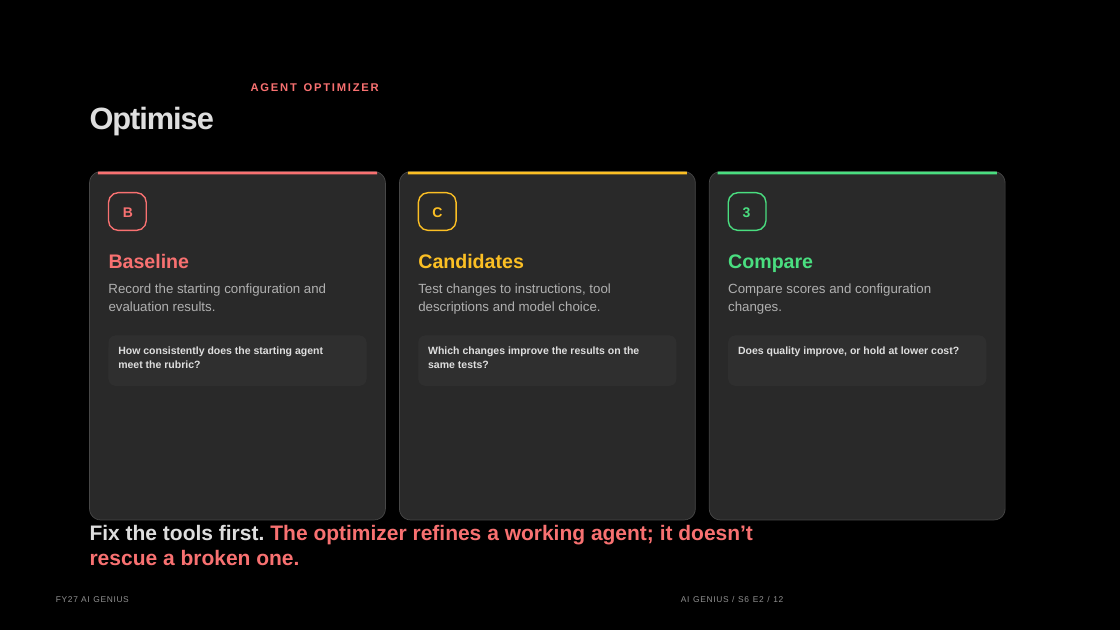
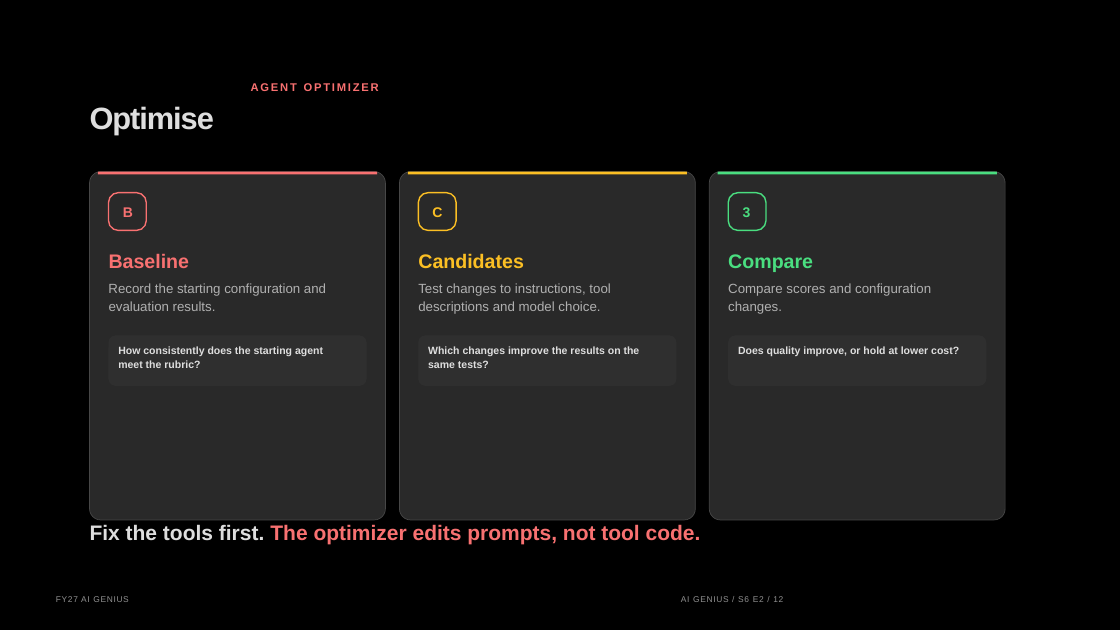
Before and after one commit to graemefoster/FoundryEvalsAndObservability, a slide deck: slide 12 of presentation/presentation.pptx. Drawn at 1120x630 pixels with LibreOffice and Linux fonts; fonts in the diff are those of the drawing; background and template pictures are left out. Boxes give left, top, right and bottom in pixels: in the first picture for what was removed or moved away, otherwise in the second. Text is boxed around its words. In the diff, an @@ line names an element or a change of style, - is before the commit and + after.

```diff
--- a/presentation/presentation.pptx
+++ b/presentation/presentation.pptx
@@ text at bbox=[90, 524, 701, 544]: text changed @@
-Fix the tools first. The optimizer refines a working agent; it doesn’t rescue a broken one.
+Fix the tools first. The optimizer edits prompts, not tool code.
```
Also in this commit, not shown: 4 other slides changed, 7 other files.
